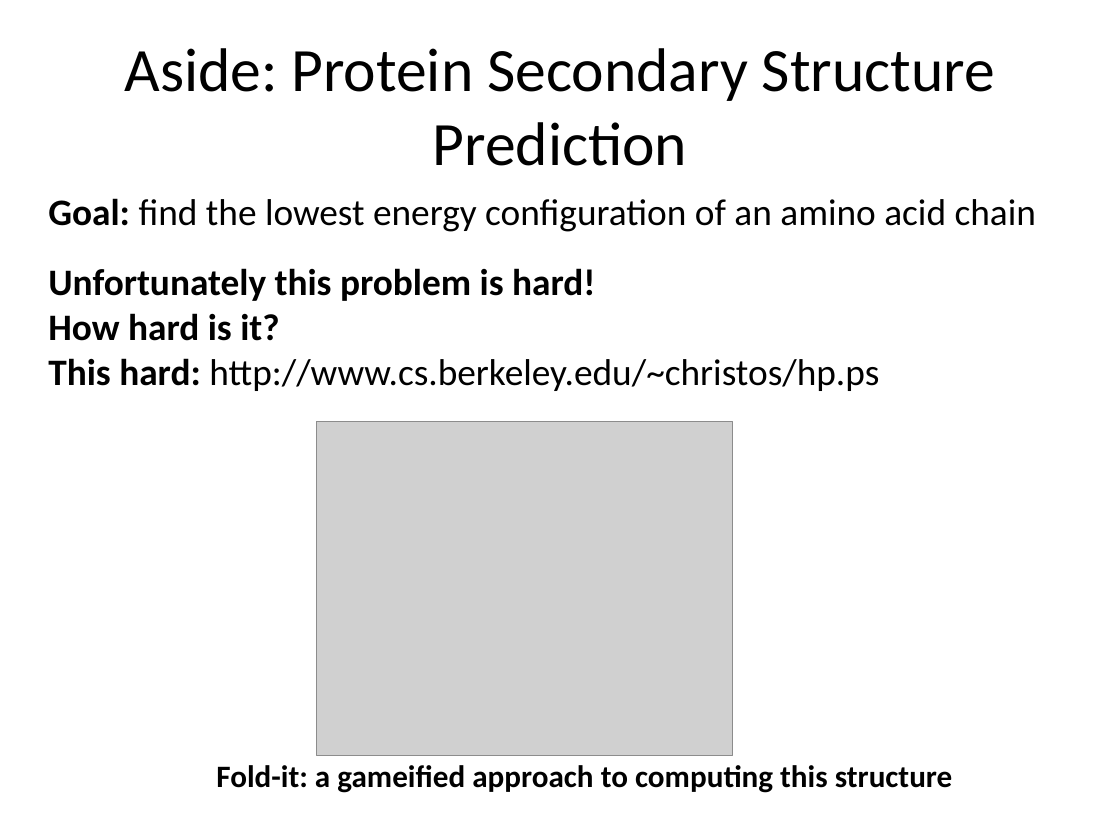
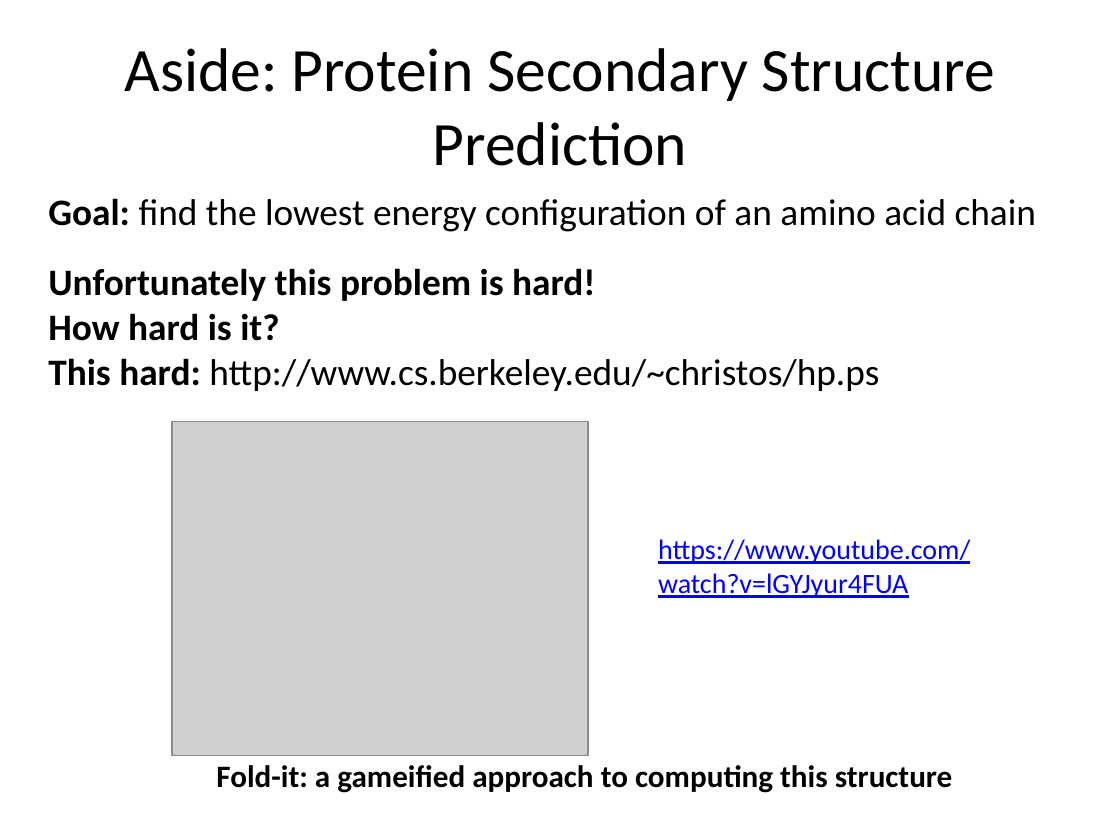
Before and after one commit to sd17fall/softdes.web, a slide deck: slide 6 of files/slides/Day02.pptx (slide 5 before the commit). Drawn at 1120x840 pixels with LibreOffice and Linux fonts; fonts in the diff are those of the drawing; grey boxes stand for pictures. Boxes give left, top, right and bottom in pixels: in the first picture for what was removed or moved away, otherwise in the second. Text is boxed around its words. In the diff, an @@ line names an element or a change of style, - is before the commit and + after.

```diff
--- a/files/slides/Day02.pptx
+++ b/files/slides/Day02.pptx
@@ picture: place and size @@
-picture at (317,421,732,756)
+picture at (172,421,588,756)
@@ text added at (658,539,970,598), 18 pt, text #0000FF, underline @@
+https://www.youtube.com/watch?v=lGYJyur4FUA
```
Also in this commit, not shown: 8 other slides changed, 1 slide added, 1 slide removed, 1 other file.
